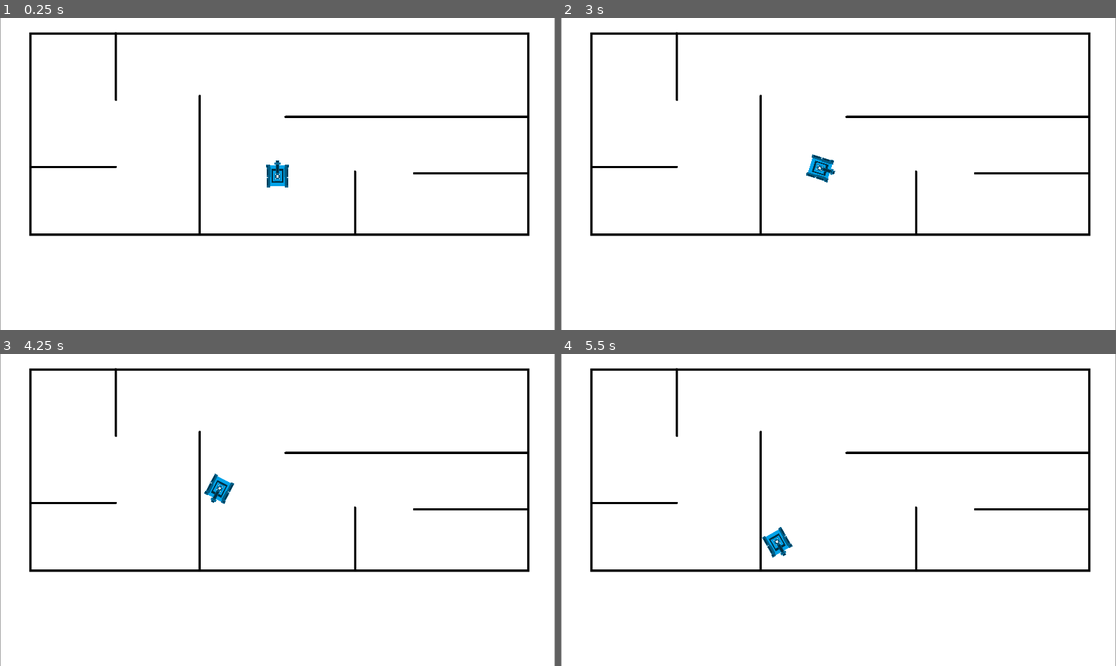
Above: before the commit, frames 1-4 (two rows, left to right).
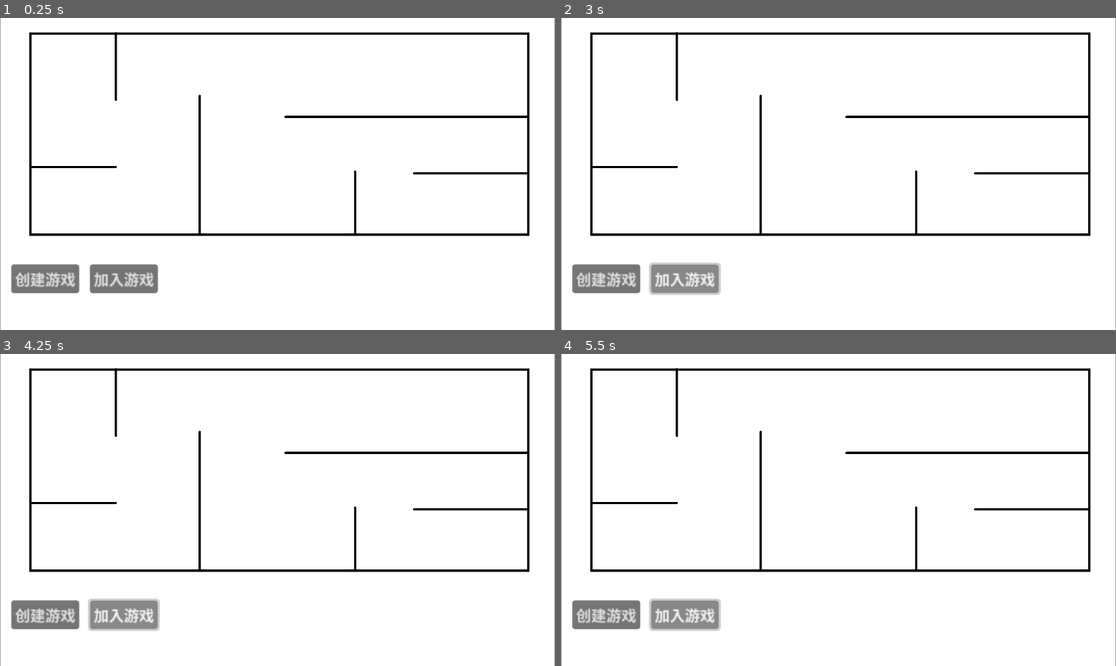
Above: after the commit, the same moments.

Repository: 615CodeStore/game615
Game: Godot game, scene res://tanker_game/war_place.tscn
The game is run twice, just before and just after one commit, with the same random seed, the same clock (stepped at 60 frames per second) and the same inputs.
Inputs (mouse positions are in pixels of both pictures, inside the frame that each line leads up to):
- Up to frame 1 (0.25 s): no input
- Up to frame 2 (3 s): click (605, 280) at 0.5 s, where only the run after the commit has a clickable "创建游戏"; click (683, 280) at 1.25 s, where only the run after the commit has a clickable "加入游戏"; tap Enter at 2 s; hold D (tanker_turn_right) 2.03-2.78 s; hold S (tanker_move_back) from 2.78 s (still down)
- Up to frame 3 (4.25 s): release S (tanker_move_back) at 3.53 s; hold D (tanker_turn_right) from 3.53 s (still down)
- Up to frame 4 (5.5 s): release D (tanker_turn_right) at 4.28 s; hold W (tanker_move_forward) 4.28-5.03 s; hold A (tanker_turn_left) from 5.03 s (still down)

The runs differ from the first frame. In frame 1, 2.6% of the frame differs, in the area x 2-53%, y 45-89%; in frame 2, 2.7%; in frame 3, 2.7%; in frame 4, 2.7%, in the area x 2-42%, y 55-89%.

Commit message:
feat:联机功能
初次进行了联机功能的添加，端口和服务器地址暂时定为本地后续可修改函数中的参数
目前只能添加同一种颜色的坦克，后续预计使用从主场景返回的一个参数进行判断进而播放不同类型的的动画，实现坦克的不同皮肤

Diff:
--- a/project.godot
+++ b/project.godot
@@ -12,13 +12,17 @@
 
 config/name="game615"
 run/main_scene="uid://cev7mm0yaio2"
-config/features=PackedStringArray("4.4", "Forward Plus")
+config/features=PackedStringArray("4.5", "Forward Plus")
 config/icon="res://icon.svg"
 
 [display]
 
 window/size/viewport_width=1920
 window/size/viewport_height=1080
+
+[dotnet]
+
+project/assembly_name="game615"
 
 [input]
 
--- a/tanker_game/script/tanker_body.gd
+++ b/tanker_game/script/tanker_body.gd
@@ -1,44 +1,67 @@
 extends CharacterBody2D
+
+
 
 @export var speed = 600
 @export var rotation_speed = 2.5
+##坦克动画通过代码控制
+@export var annimator : AnimatedSprite2D
+var rotation_direction = 0
 
-var rotation_direction = 0
+#内置方法，用于将玩家加入到主场景的玩家节点树中
+func _enter_tree() -> void:
+	set_multiplayer_authority(name.to_int())
 
 func get_input():
 	rotation_direction = Input.get_axis("tanker_turn_left","tanker_turn_right")
 	velocity = transform.y * Input.get_axis("tanker_move_forward","tanker_move_back") * speed
 
+##使用rpc进行状态更新的同步,下面的那个函数在调用时用rpc方法调用
+@rpc("authority","call_local")
+func update(vel :Vector2,rota:int) -> void:
+	if vel==Vector2.ZERO&&rota==0:
+		annimator.play("blue_stay")
+		return
+	#暂时添加蓝色坦克的动画，后续计划通过主函数传参进行标记来进行不同动画的展示
+	annimator.play("blue_move")
+
+
+
+
+func _ready() -> void:
+	position = Vector2(250,250)
+
+
+
 func _physics_process(delta):
+	##判断是否为授权
+	if not is_multiplayer_authority():
+		return
+	##\分隔符
 	get_input()
 	rotation += rotation_direction * rotation_speed * delta
+	##update函数
+	update.rpc(velocity,rotation_direction)
 	move_and_slide()
-	if Input.is_action_pressed("tanker_move_back"):
-		print("back pressed")
-		print(rotation_direction)
-		print(velocity)
-
-	if Input.is_action_pressed("tanker_move_forward"):
-		print("forward pressed")
-		print(rotation_direction)
-		print(velocity)
-
-	if Input.is_action_pressed("tanker_turn_left"):
-		print("left pressed")
-		print(rotation_direction)
-		print(velocity)
-
-	if Input.is_action_pressed("tanker_turn_right"):
-		print("right pressed")
-		print(rotation_direction)
-		print(velocity)
-
+	#if Input.is_action_pressed("tanker_move_back"):
+		#print("back pressed")
+		#print(rotation_direction)
+		#print(velocity)
+		#
+	#if Input.is_action_pressed("tanker_move_forward"):
+		#print("forward pressed")
+		#print(rotation_direction)
+		#print(velocity)
+		#
+	#if Input.is_action_pressed("tanker_turn_left"):
+		#print("left pressed")
+		#print(rotation_direction)
+		#print(velocity)
+		#
+	#if Input.is_action_pressed("tanker_turn_right"):
+		#print("right pressed")
+		#print(rotation_direction)
+		#print(velocity)
+		#
 
 # Called when the node enters the scene tree for the first time.
-func _ready() -> void:
-	pass
-
-
-# Called every frame. 'delta' is the elapsed time since the previous frame.
-func _process(delta: float) -> void:
-	pass
--- /dev/null
+++ b/tanker_game/script/war_place.gd
@@ -0,0 +1,44 @@
+extends Node2D
+@onready var players: Node = $Players
+const PLAYER = preload("res://tanker_game/tanker.tscn")
+
+##这个函数用于下面检测函数传入的的信号
+##参数为加入玩家的id
+func _on_peer_connected(id:int) -> void:
+	print("有玩家连接进入游戏，id为",id)
+	#添加客户端玩家
+	add_player(id)
+
+##这个函数用于添加player
+func add_player(id:int):
+	#定义一个玩家类型
+	var player = PLAYER.instantiate()
+	#把id给这个玩家的名字
+	player.name = str(id)
+	#在players节点下方创建玩家子节点
+	players.add_child(player)
+
+
+
+var peer = ENetMultiplayerPeer.new()
+##按下创建游戏进行如下函数
+func _on_creat_button_down() -> void:
+
+	##创建服务器，端口暂时设置为1145，服务器地址默认为127.0.0.1（本地）
+
+	var error = peer.create_server(1145)
+	if error !=OK:
+		printerr("服务器创建失败,错误码",error)
+		return
+	multiplayer.multiplayer_peer = peer
+
+##进行服务器监测
+	multiplayer.peer_connected.connect(_on_peer_connected)
+	#如果监听到玩家加入，创建一个玩家
+	add_player(multiplayer.get_unique_id())
+
+##按下加入游戏进行如下函数
+func _on_join_button_down() -> void:
+	#创建客户端，参数为服务端参数地址和端口
+	peer.create_client("127.0.0.1",1145)
+	multiplayer.multiplayer_peer = peer
--- a/tanker_game/tanker.tscn
+++ b/tanker_game/tanker.tscn
@@ -1,8 +1,20 @@
-[gd_scene load_steps=6 format=3 uid="uid://w3tnd3x1r1wa"]
+[gd_scene load_steps=19 format=3 uid="uid://w3tnd3x1r1wa"]
 
 [ext_resource type="Texture2D" uid="uid://cheirkvjvuvsv" path="res://asset/tanker/blue_tanker.png" id="1_b6d76"]
 [ext_resource type="Texture2D" uid="uid://djgvt2uuxrf5m" path="res://asset/tanker/blue_tanker2.png" id="2_1l3b3"]
+[ext_resource type="Texture2D" uid="uid://bxhdbtof8qrie" path="res://asset/tanker/ching_tanker.png" id="4_1l3b3"]
+[ext_resource type="Texture2D" uid="uid://b8u7rltm5nwgl" path="res://asset/tanker/ching_tanker2.png" id="5_irdtq"]
+[ext_resource type="Texture2D" uid="uid://cmsa3pe8eitg4" path="res://asset/tanker/green_tanker.png" id="6_5xo0h"]
+[ext_resource type="Texture2D" uid="uid://dn3mgktfekaw8" path="res://asset/tanker/green_tanker2.png" id="7_uxr3v"]
+[ext_resource type="Texture2D" uid="uid://dembe5qnsheqs" path="res://asset/tanker/orange_tanker.png" id="8_5vwve"]
+[ext_resource type="Texture2D" uid="uid://dd4mmgh23ah0p" path="res://asset/tanker/orange_tanker2.png" id="9_lighj"]
+[ext_resource type="Texture2D" uid="uid://bxvaxmvwoo1y6" path="res://asset/tanker/purple_tanker.png" id="10_51omw"]
+[ext_resource type="Texture2D" uid="uid://brtyigf2o4q1p" path="res://asset/tanker/purple_tanker2.png" id="11_wapvg"]
+[ext_resource type="Texture2D" uid="uid://ttefuqt5j3sv" path="res://asset/tanker/red_tanker.png" id="12_v6qnu"]
+[ext_resource type="Texture2D" uid="uid://dhaci31rkk2s6" path="res://asset/tanker/red_tanker2.png" id="13_cymuh"]
+[ext_resource type="Texture2D" uid="uid://ghfjiqvvyj7d" path="res://asset/tanker/yellow_tanker.png" id="14_d08wi"]
 [ext_resource type="Script" uid="uid://c6m48oltw7twi" path="res://tanker_game/script/tanker_body.gd" id="15_1l3b3"]
+[ext_resource type="Texture2D" uid="uid://dnqsel5qe7qxa" path="res://asset/tanker/yellow_tanker2.png" id="15_dffjr"]
 
 [sub_resource type="SpriteFrames" id="SpriteFrames_kmsrb"]
 animations = [{
@@ -14,22 +26,154 @@
 "texture": ExtResource("2_1l3b3")
 }],
 "loop": true,
-"name": &"blue",
+"name": &"blue_move",
+"speed": 5.0
+}, {
+"frames": [{
+"duration": 1.0,
+"texture": ExtResource("1_b6d76")
+}],
+"loop": true,
+"name": &"blue_stay",
+"speed": 5.0
+}, {
+"frames": [{
+"duration": 1.0,
+"texture": ExtResource("4_1l3b3")
+}, {
+"duration": 1.0,
+"texture": ExtResource("5_irdtq")
+}],
+"loop": true,
+"name": &"ching_move",
+"speed": 5.0
+}, {
+"frames": [{
+"duration": 1.0,
+"texture": ExtResource("5_irdtq")
+}],
+"loop": true,
+"name": &"ching_stay",
+"speed": 5.0
+}, {
+"frames": [{
+"duration": 1.0,
+"texture": ExtResource("6_5xo0h")
+}, {
+"duration": 1.0,
+"texture": ExtResource("7_uxr3v")
+}],
+"loop": true,
+"name": &"green_move",
+"speed": 5.0
+}, {
+"frames": [{
+"duration": 1.0,
+"texture": ExtResource("7_uxr3v")
+}],
+"loop": true,
+"name": &"green_stay",
+"speed": 5.0
+}, {
+"frames": [{
+"duration": 1.0,
+"texture": ExtResource("8_5vwve")
+}, {
+"duration": 1.0,
+"texture": ExtResource("9_lighj")
+}],
+"loop": true,
+"name": &"orange_move",
+"speed": 5.0
+}, {
+"frames": [{
+"duration": 1.0,
+"texture": ExtResource("9_lighj")
+}],
+"loop": true,
+"name": &"orange_stay",
+"speed": 5.0
+}, {
+"frames": [{
+"duration": 1.0,
+"texture": ExtResource("10_51omw")
+}, {
+"duration": 1.0,
+"texture": ExtResource("11_wapvg")
+}],
+"loop": true,
+"name": &"purple_move",
+"speed": 5.0
+}, {
+"frames": [{
+"duration": 1.0,
+"texture": ExtResource("11_wapvg")
+}],
+"loop": true,
+"name": &"purple_stay",
+"speed": 5.0
+}, {
+"frames": [{
+"duration": 1.0,
+"texture": ExtResource("12_v6qnu")
+}, {
+"duration": 1.0,
+"texture": ExtResource("13_cymuh")
+}],
+"loop": true,
+"name": &"red_move",
+"speed": 5.0
+}, {
+"frames": [{
+"duration": 1.0,
+"texture": ExtResource("13_cymuh")
+}],
+"loop": true,
+"name": &"red_stay",
+"speed": 5.0
+}, {
+"frames": [{
+"duration": 1.0,
+"texture": ExtResource("14_d08wi")
+}, {
+"duration": 1.0,
+"texture": ExtResource("15_dffjr")
+}],
+"loop": true,
+"name": &"yellow_move",
+"speed": 5.0
+}, {
+"frames": [{
+"duration": 1.0,
+"texture": ExtResource("15_dffjr")
+}],
+"loop": true,
+"name": &"yellow_stay",
 "speed": 5.0
 }]
 
 [sub_resource type="RectangleShape2D" id="RectangleShape2D_ogp8u"]
 size = Vector2(154.5, 156.5)
 
-[node name="tanker" type="CharacterBody2D"]
+[sub_resource type="SceneReplicationConfig" id="SceneReplicationConfig_kmsrb"]
+properties/0/path = NodePath(".:position")
+properties/0/spawn = true
+properties/0/replication_mode = 1
+
+[node name="tanker" type="CharacterBody2D" node_paths=PackedStringArray("annimator")]
+scale = Vector2(0.46471664, 0.46471664)
 script = ExtResource("15_1l3b3")
+annimator = NodePath("Graphics/AnimatedSprite2D")
 
-[node name="AnimatedSprite2D" type="AnimatedSprite2D" parent="."]
+[node name="Graphics" type="Node2D" parent="."]
+
+[node name="AnimatedSprite2D" type="AnimatedSprite2D" parent="Graphics"]
 sprite_frames = SubResource("SpriteFrames_kmsrb")
-animation = &"blue"
-frame = 1
-frame_progress = 0.982508
+animation = &"yellow_move"
 
 [node name="CollisionShape2D" type="CollisionShape2D" parent="."]
 position = Vector2(-1.25, 16.75)
 shape = SubResource("RectangleShape2D_ogp8u")
+
+[node name="MultiplayerSynchronizer" type="MultiplayerSynchronizer" parent="."]
+replication_config = SubResource("SceneReplicationConfig_kmsrb")
--- a/tanker_game/war_place.tscn
+++ b/tanker_game/war_place.tscn
@@ -1,7 +1,7 @@
 [gd_scene load_steps=13 format=3 uid="uid://cev7mm0yaio2"]
 
 [ext_resource type="Texture2D" uid="uid://dhrg68epxk0m7" path="res://asset/war_place/war_place1.png" id="1_arcu4"]
-[ext_resource type="PackedScene" uid="uid://w3tnd3x1r1wa" path="res://tanker_game/tanker.tscn" id="2_s5d85"]
+[ext_resource type="Script" uid="uid://ddd7p3c7d6g0k" path="res://tanker_game/script/war_place.gd" id="1_s5d85"]
 
 [sub_resource type="RectangleShape2D" id="RectangleShape2D_arcu4"]
 size = Vector2(112.176, 831)
@@ -34,6 +34,7 @@
 size = Vector2(8.27087, 230)
 
 [node name="WarPlace" type="Node2D"]
+script = ExtResource("1_s5d85")
 
 [node name="WarPlace1" type="Sprite2D" parent="."]
 position = Vector2(960, 540)
@@ -110,5 +111,29 @@
 position = Vector2(-542.477, -366)
 shape = SubResource("RectangleShape2D_erb5v")
 
-[node name="tanker" parent="WarPlace1" instance=ExtResource("2_s5d85")]
-scale = Vector2(0.5, 0.5)
+[node name="Players" type="Node2D" parent="."]
+
+[node name="UI" type="CanvasLayer" parent="."]
+
+[node name="creat" type="Button" parent="UI"]
+offset_left = 39.000015
+offset_top = 853.0
+offset_right = 111.000015
+offset_bottom = 884.0
+scale = Vector2(3.2663498, 3.1069195)
+text = "创建游戏"
+
+[node name="join" type="Button" parent="UI"]
+offset_left = 311.0
+offset_top = 853.0
+offset_right = 383.0
+offset_bottom = 884.0
+scale = Vector2(3.2663498, 3.1069195)
+text = "加入游戏"
+
+[node name="MultiplayerSpawner" type="MultiplayerSpawner" parent="."]
+_spawnable_scenes = PackedStringArray("uid://w3tnd3x1r1wa")
+spawn_path = NodePath("../Players")
+
+[connection signal="button_down" from="UI/creat" to="." method="_on_creat_button_down"]
+[connection signal="button_down" from="UI/join" to="." method="_on_join_button_down"]
Not shown, changed: asset/tanker/blue_tanker.png.import
Not shown, changed: asset/tanker/blue_tanker2.png.import
Not shown, changed: asset/tanker/ching_tanker.png.import
Not shown, changed: asset/tanker/ching_tanker2.png.import
Not shown, changed: asset/tanker/green_tanker.png.import
Not shown, changed: asset/tanker/green_tanker2.png.import
Not shown, changed: asset/tanker/orange_tanker.png.import
Not shown, changed: asset/tanker/orange_tanker2.png.import
Not shown, changed: asset/tanker/purple_tanker.png.import
Not shown, changed: asset/tanker/purple_tanker2.png.import
Not shown, changed: asset/tanker/red_tanker.png.import
Not shown, changed: asset/tanker/red_tanker2.png.import
(and 5 more such lines)
